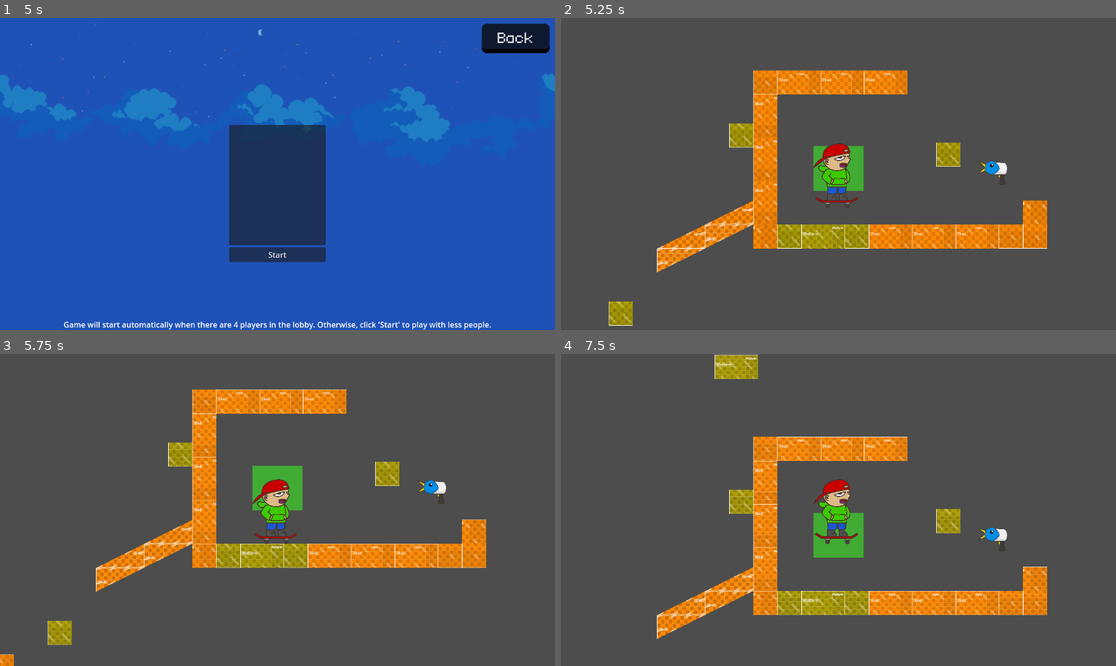
Above: before the commit, frames 1-4 (two rows, left to right).
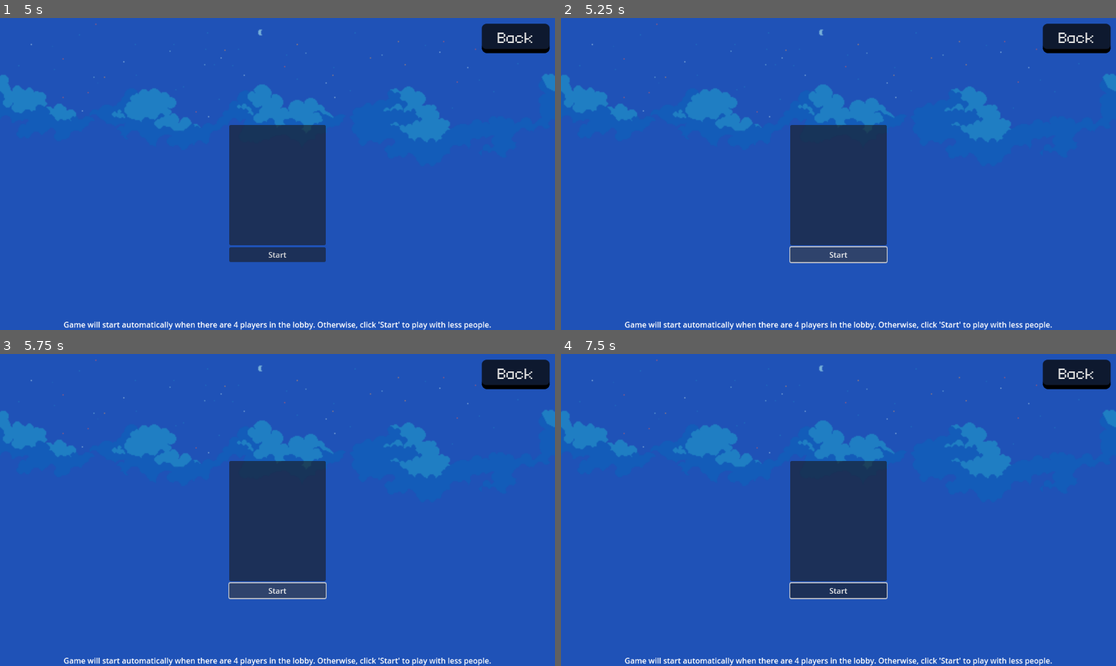
Above: after the commit, the same moments.

Repository: ChrisJacobs2/490-Senior-Capstone
Game: Godot game, scene res://start_menu.tscn
Same seed, same stepped clock (60 frames per second), same inputs: the game is played once before the commit and once after it.
Inputs (mouse positions are in pixels of both pictures, inside the frame that each line leads up to):
- Up to frame 1 (5 s): click "START" at 0.5 s; click "Back" at 1.25 s; click "START" at 2 s; click "HOST MATCH" at 2.75 s; click (277, 170) at 3.52 s; type "Alex" at 3.6 s; click "Submit" at 4.25 s
- Up to frame 2 (5.25 s): click "Start" at 5 s
- Up to frame 3 (5.75 s): no input
- Up to frame 4 (7.5 s): click (838, 591) at 5.75 s, where only the run after the commit has a clickable "Start"; tap Enter at 6.5 s; move the mouse to (960, 494) at 6.52 s; hold D (move_right) from 6.53 s (still down); tap Q (change_weapon) at 6.6 s; tap W (jump) at 6.77 s; tap Space (ui_select) at 7.25 s; move the mouse to (727, 525) at 7.27 s; tap S (crouch) at 7.35 s

Frame 1 is identical in both runs. In frame 2, 100% of the frame differs, in the area x 0-100%, y 0-100%; in frame 3, 100%; in frame 4, 100%.
Error after the commit: Invalid call. Nonexistent function 'change_scene' in base 'Node (MS.gd)'. (res://menus/lobby_menu.gd:118)

Commit message:
made it so that only host has lobby button

Diff:
--- a/Godot_Project/menus/lobby_menu.gd
+++ b/Godot_Project/menus/lobby_menu.gd
@@ -11,7 +11,6 @@
 var host_name_box
 var join_ip_box
 var join_match_label
-var start_game_button
 
 
 
@@ -24,9 +23,6 @@
 	join_ip_box = $"Join Match/VBoxContainer/ipaddress"
 	host_name_box = $"Host Match/VBoxContainer/nickname"
 	join_match_label = $"Join Match/VBoxContainer/Label"
-
-	# we may want to hide this for non host players
-	start_game_button = $lobby/VBoxContainer/StartGame
 
 	# multiplayer signals
 	multiplayer.server_disconnected.connect(_on_server_disconnected)
@@ -47,6 +43,7 @@
 	$BackButton.show()
 	$Label.show()
 	$HBoxContainer.show()
+	$lobby/VBoxContainer/StartGame.hide()
 	menus_are_up = false
 
 func hide_menu():
@@ -114,10 +111,11 @@
 	print("hosting")
 	$"Host Match".hide()
 	$lobby.show()
+	$lobby/VBoxContainer/StartGame.show()
 	update_player_list()
 
 func _on_start_game_pressed():
-	MS.start_game()
+	MS.change_scene("res://menus/character_selection.tscn")
 	pass # Replace with function body.
 
 
@@ -131,22 +129,3 @@
 	for player in players:
 		lobby_player_list.add_item(players[player])
 	pass
-
-
-
-# # This function gets called remotely by every player who joins, on every player who is already in the game (including the server).
-# # Because Godot devs are soooooo cool and smart, this function also gets called on the player who just joined, by every other player (including server).
-# # So it's convenient for synching the player list.
-# @rpc("any_peer", "call_local", "reliable")
-# func add_player(their_name):
-# 	var their_id = multiplayer.get_remote_sender_id()
-# 	# Add the player to the list for EVERYONE, as well as the server
-# 	players[their_id] = their_name
-# 	update_player_list()
-# 	pass
-
-
-
-@rpc("any_peer", "call_local", "reliable")
-func load_game(game_scene_path):
-	get_tree().change_scene_to_file(game_scene_path)
